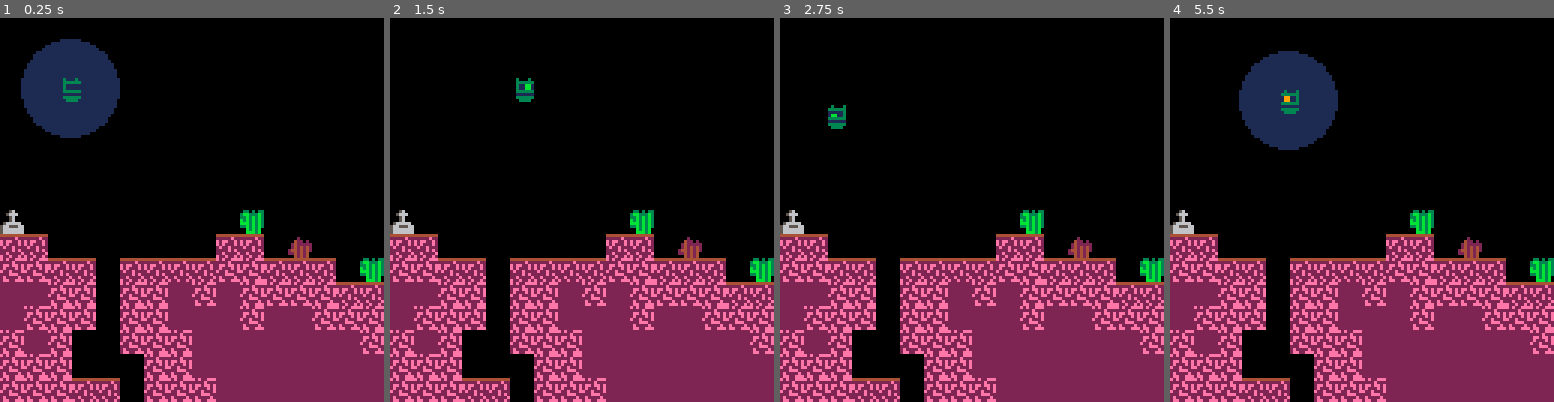
Above: before the commit, frames 1-4 (left to right).
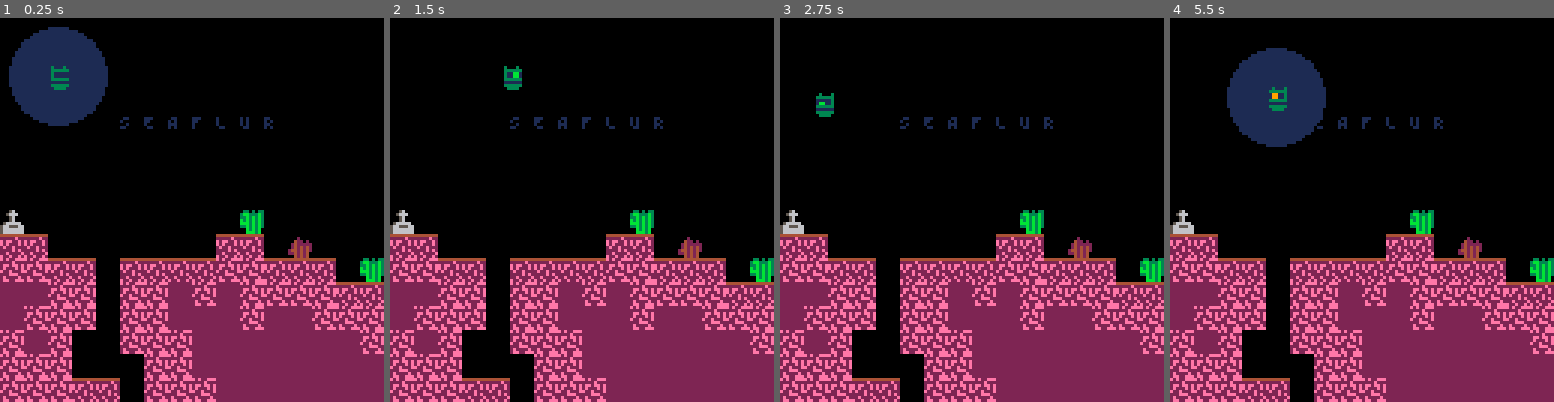
Above: after the commit, the same moments.

Repository: alxgnon/pico-8
Game: PICO-8 cartridge robo.p8
The game is run twice, just before and just after one commit, with the same random seed, the same clock (stepped at 60 frames per second) and the same inputs.
Inputs:
- Up to frame 1 (0.25 s): no input
- Up to frame 2 (1.5 s): tap O (Z key) at 0.33, 0.7, 1.43 s; tap X (X key) at 1.07 s
- Up to frame 3 (2.75 s): hold Left 1.97-2.37 s; tap X (X key) at 2.07, 2.4, 2.73 s; tap O (Z key) at 2.22 s; hold Down from 2.42 s (still down)
- Up to frame 4 (5.5 s): release Down at 2.82 s; hold Right 2.87-3.53 s; tap X (X key) every 0.33 s from 3.07 to 5.4 s; tap O (Z key) at 3.1, 3.98, 4.87 s; hold Up 3.58-4.08 s; hold Right 4.13-4.53 s; hold Down 4.58-5.08 s; hold Left from 5.13 s (still down)

The runs differ from the first frame. In frame 1, 2.8% of the frame differs, in the area x 2-72%, y 2-32%; in frame 2, 0.8%; in frame 3, 0.8%; in frame 4, 2.2%.

Commit message:
add title

Diff:
--- a/robo.p8
+++ b/robo.p8
@@ -12,6 +12,7 @@
 
 -- globals --------------------
 
+title = true
 t = 0
 pl = nil
 actors = {}
@@ -359,6 +360,7 @@
 end
 
 function room.leave()
+ title = false
  foreach(actors, smite)
 
  for s in all(room.spawns) do
@@ -447,7 +449,7 @@
 function _init()
  pl = new("player")
  :xt(drawable(33))
- :xt(posable(3, 3))
+ :xt(posable(2.5, 2.5))
  :xt(movable(0.125))
  :xt(collideable(0.3))
  :xt(palable())
@@ -533,6 +535,10 @@
 
 function _draw()
  cls()
+
+ if title then
+  print("S E A F L U R", 40, 32, 1)
+ end
 
  light_effect()
  room.draw()
